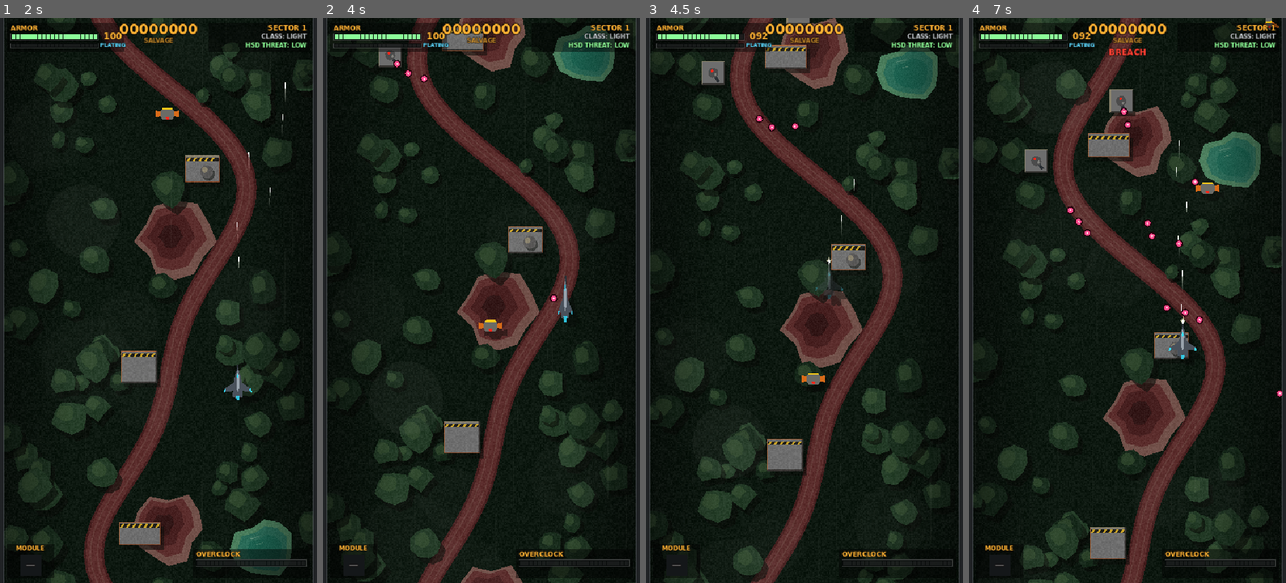
Above: before the commit, frames 1-4 (left to right).
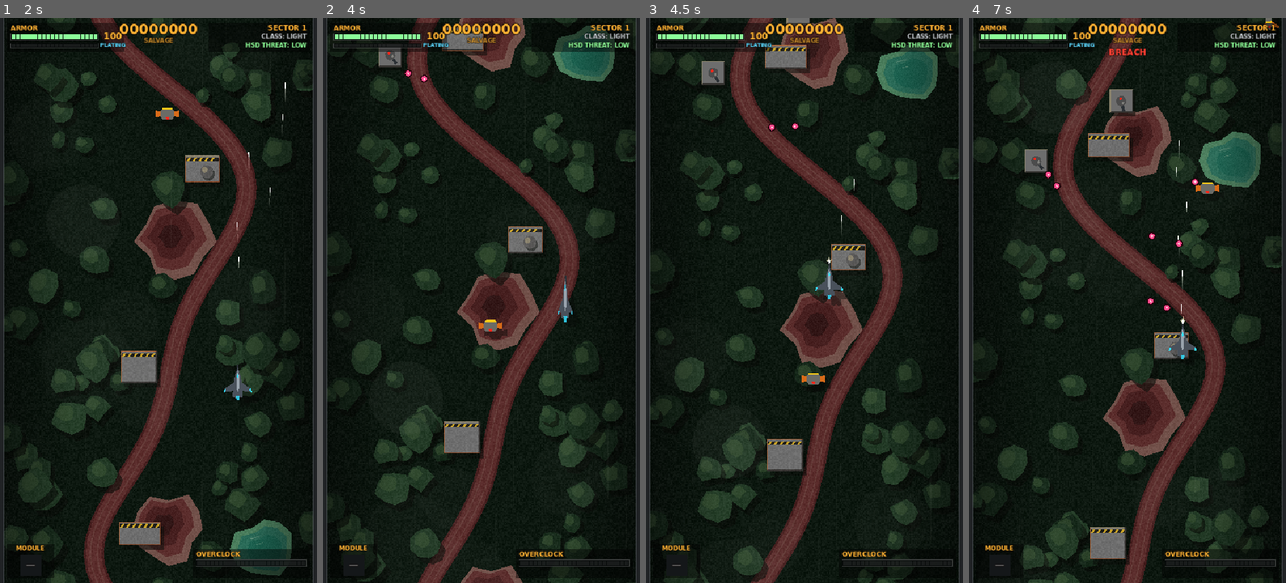
Above: after the commit, the same moments.

Repository: scenebiscuit-cell/asset-zero
Game: Godot game, scene res://tests/test_enemies.tscn
The game is run twice, just before and just after one commit, with the same random seed, the same clock (stepped at 60 frames per second) and the same inputs. This scene is started directly instead of the project's main scene.
Inputs (mouse positions are in pixels of both pictures, inside the frame that each line leads up to):
- Up to frame 1 (2 s): tap Enter at 0.5 s; move the mouse to (228, 272) at 0.52 s; hold D (move_right) 0.53-1.25 s; hold Space (fire) 0.53-1.25 s; click (228, 272) at 0.67 s; tap 1 at 0.8 s; drag from (95, 328) to (168, 34) at 1.27 s
- Up to frame 2 (4 s): move the mouse to (513, 176) at 2.02 s; hold D (move_right) 2.03-2.75 s; hold Space (fire) 2.03-2.75 s; tap 3 at 2.1, 3.8 s; drag from (465, 413) to (627, 266) at 2.77 s; move the mouse to (576, 385) at 3.52 s; hold A (move_left) from 3.53 s (still down); hold Shift (morph) from 3.53 s (still down)
- Up to frame 3 (4.5 s): release A (move_left) at 4.25 s; release Shift (morph) at 4.25 s; drag from (709, 215) to (861, 300) at 4.27 s
- Up to frame 4 (7 s): move the mouse to (1143, 300) at 5.02 s; hold S (move_down) 5.03-5.75 s; tap 1 at 5.1 s; click (1143, 300) at 5.17 s; drag from (1079, 159) to (1181, 424) at 5.77 s; move the mouse to (1197, 272) at 6.52 s; hold W (move_up) from 6.53 s (still down); hold Space (fire) from 6.53 s (still down); tap 2 at 6.6 s

Frame 1 is identical in both runs. In frame 2, less than 0.1% of the frame differs, in the area x 22-75%, y 7-51%; in frame 3, 0.3%; in frame 4, 0.4%, in the area x 23-99%, y 2-68%.

Commit message:
Tuning: fewer drone shots, softer AA bursts, Sector 1 shortened to 90 s; tick Steps 7-9
Co-Authored-By: Claude Opus 5.5 <noreply@anthropic.com>

Diff:
--- a/data/enemies/aa_emplacement.tres
+++ b/data/enemies/aa_emplacement.tres
@@ -9,6 +9,6 @@
 speed = 0.0
 salvage = 3
 contact_damage = 0
-fire_interval = 1.0
+fire_interval = 1.4
 round_speed = 230.0
 round_damage = 12
--- a/data/levels/sector_1.tres
+++ b/data/levels/sector_1.tres
@@ -12,7 +12,7 @@
 [resource]
 script = ExtResource("1_level")
 sector_number = 1
-duration = 150.0
+duration = 90.0
 wave_pool = Array[ExtResource("1_wave_script")]([ExtResource("2_rd2_column5"), ExtResource("3_rd2_v5"), ExtResource("4_rd2_row4"), ExtResource("5_rd2_scatter6"), ExtResource("6_aa_single"), ExtResource("7_aa_pair")])
 budget_rate = 1.2
 budget_growth = 0.008
--- a/data/waves/aa_pair.tres
+++ b/data/waves/aa_pair.tres
@@ -11,5 +11,5 @@
 entry = 0
 spacing = 160.0
 cost = 5.5
-min_time = 25.0
+min_time = 45.0
 weight = 2
--- a/scenes/enemies/aa_emplacement/aa_emplacement.gd
+++ b/scenes/enemies/aa_emplacement/aa_emplacement.gd
@@ -11,7 +11,7 @@
 ## Only fires when the barrel is this close to pointing at XF-0, so shots never go wild mid-turn.
 @export var aim_tolerance_degrees: float = 8.0
 ## Rounds per burst. The turret keeps tracking between rounds, so a burst follows a moving XF-0.
-@export var burst_count: int = 3
+@export var burst_count: int = 2
 @export var burst_gap: float = 0.12
 
 var _on_screen_time: float = 0.0
--- a/scenes/enemies/recon_drone/recon_drone.gd
+++ b/scenes/enemies/recon_drone/recon_drone.gd
@@ -6,7 +6,7 @@
 @export var fire_delay_min: float = 0.4
 @export var fire_delay_max: float = 1.6
 ## Chance (0-1) this drone fires at all, so big formations stay dodgeable.
-@export_range(0.0, 1.0) var fire_chance: float = 0.7
+@export_range(0.0, 1.0) var fire_chance: float = 0.35
 
 var _fire_delay: float = 0.0
 var _fired: bool = false
Not shown, changed: DESIGN.md
Not shown, changed: ROADMAP.md
